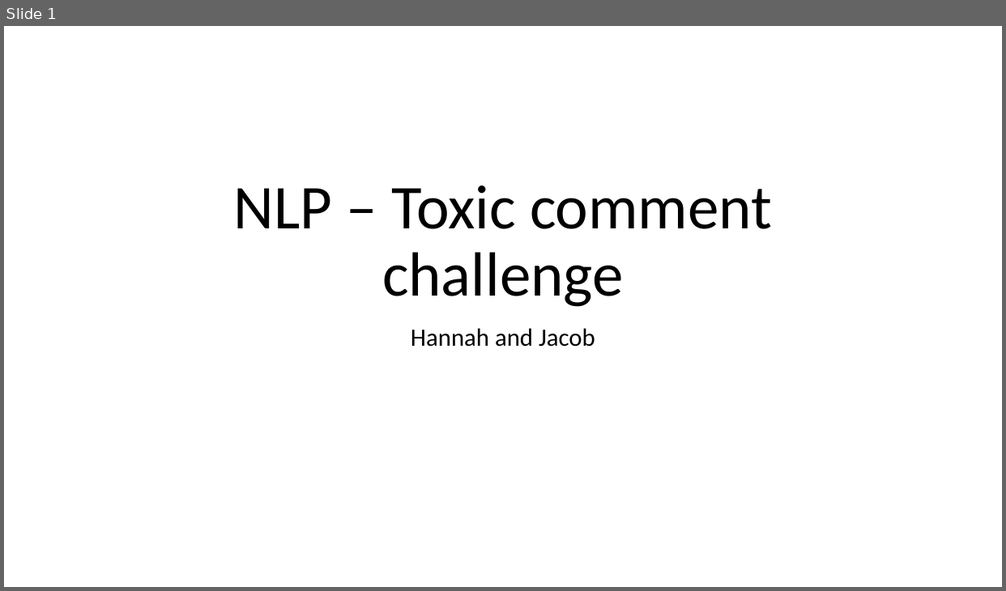
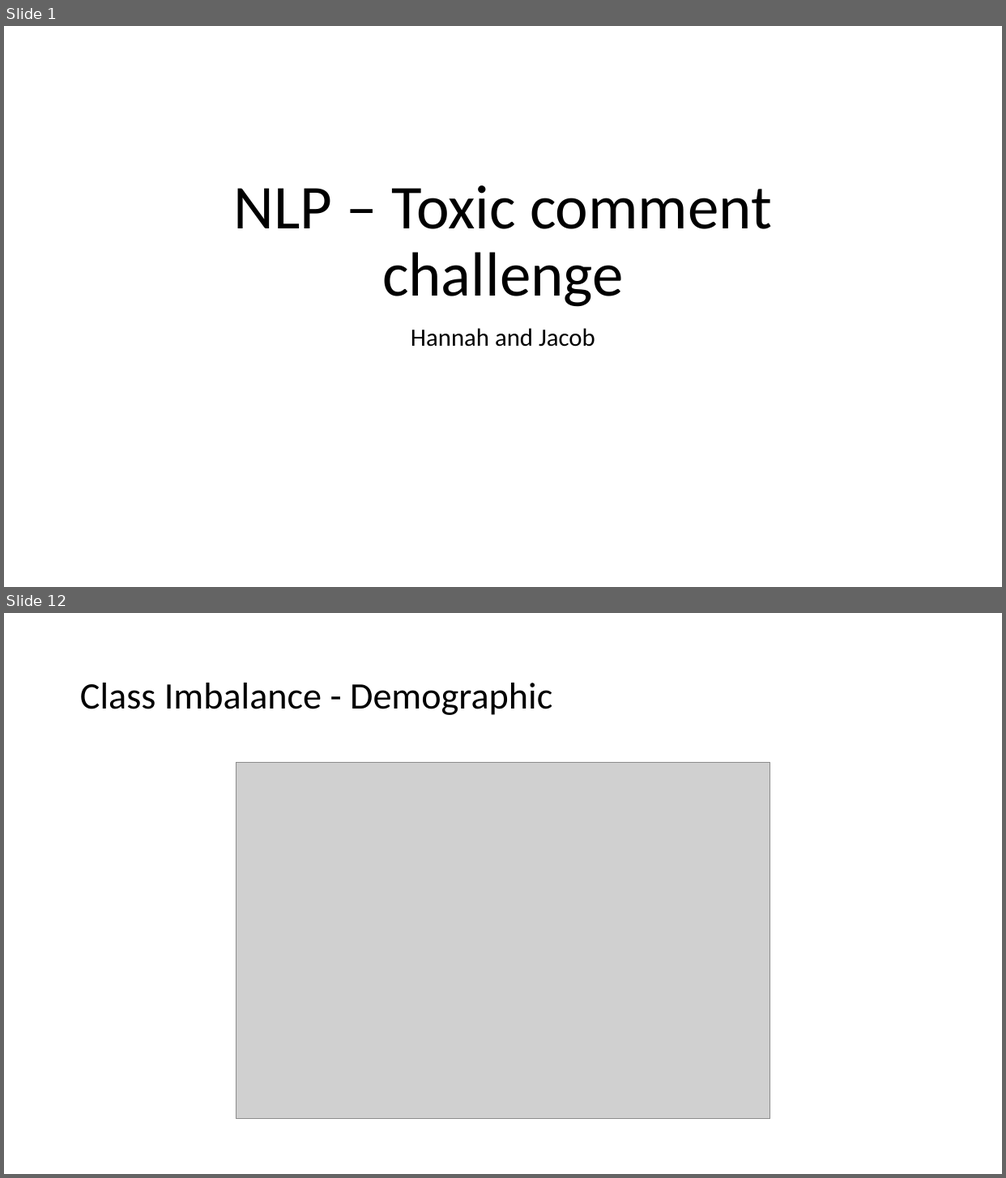
Before and after one commit to jsakhnin/NLPmodule, a slide deck: NLP_presentation.pptx. Shown one above the other, each under a label of ours: slide 1 before the commit, slides 1 and 12 after it; the slides between them are not shown. The pictures are 1006x591 and 1006x1178 pixels, drawn with LibreOffice and Linux fonts; fonts in the diff are those of the drawing; grey boxes stand for pictures. Boxes give left, top, right and bottom in pixels: in the first picture for what was removed or moved away, otherwise in the second. Text is boxed around its words. In the diff, an @@ line names an element or a change of style, - is before the commit and + after.

```diff
--- a/NLP_presentation.pptx
+++ b/NLP_presentation.pptx
@@ slide 12 added at <box>4,613,1002,1174</box>, background #FFFFFF @@
@@ title added at <box>80,683,552,715</box>, 36 pt, text #000000 @@
+Class Imbalance - Demographic
@@ picture added at <box>236,763,770,1119</box> @@
```
Also in this commit, not shown: 2 slides changed, 13 other slides added, 1 slide removed, 10 other files.
